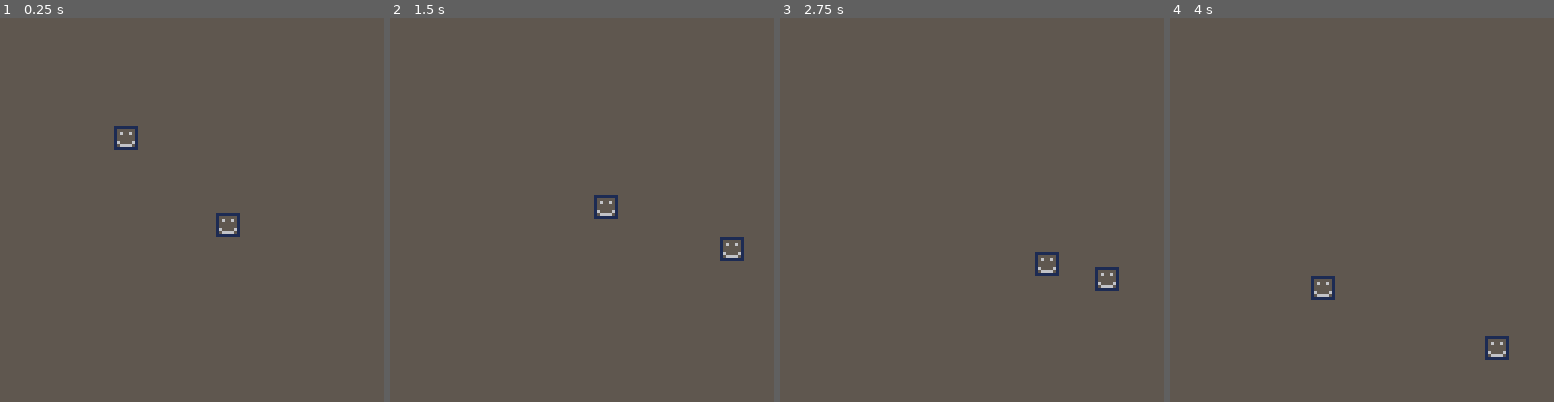
Above: before the commit, frames 1-4 (left to right).
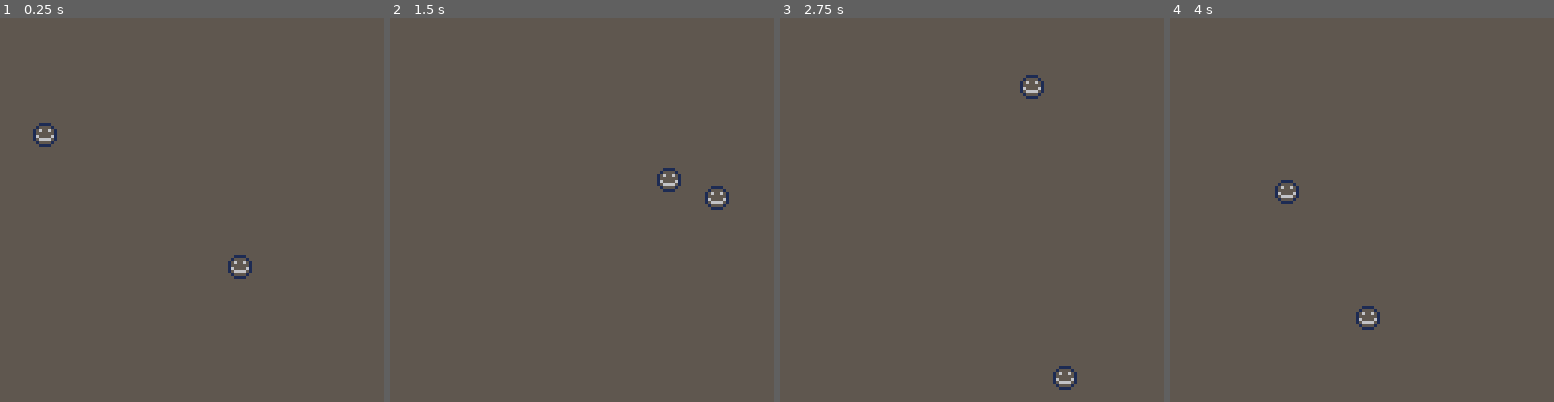
Above: after the commit, the same moments.

Repository: sargon2/pico8
Game: PICO-8 cartridge mine/collision.p8
Same seed, same stepped clock (60 frames per second), same inputs: the game is played once before the commit and once after it.
Inputs:
- Up to frame 1 (0.25 s): no input
- Up to frame 2 (1.5 s): no input
- Up to frame 3 (2.75 s): no input
- Up to frame 4 (4 s): no input

The runs differ from the first frame. In frame 1, 0.8% of the frame differs, in the area x 8-66%, y 27-68%; in frame 2, 0.8%; in frame 3, 0.8%; in frame 4, 0.8%.

Commit message:
Better collision detection

Diff:
--- a/mine/collision.p8
+++ b/mine/collision.p8
@@ -15,60 +15,90 @@
 -- to make it more efficient to
 -- check lots of collisions?
 
-actor = {
- x=64,
- y=64,
- xv=1,
- yv=0.2
+actor1 = {
+ x=32,
+ y=32,
+ xv=-2.6,
+ yv=0.4
 }
 
 actor2 = {
- x=32,
- y=32,
- xv=.8,
- yv=.6
+ x=64,
+ y=84,
+ xv=1.6,
+ yv=-0.6
 }
 
 function update_actor(actor)
  actor.x += actor.xv
  actor.y += actor.yv
- if actor.x >= 120 or
-    actor.x <= 1 then
-  sfx(0)
-  actor.xv = -actor.xv
+ if actor.x >= 120 then
+ 	sfx(0)
+ 	actor.xv = -abs(actor.xv)
  end
- if actor.y >= 120 or
-    actor.y <= 1 then
-  sfx(0)
-  actor.yv = -actor.yv
+ if actor.x <= 1 then
+ 	sfx(0)
+  actor.xv = abs(actor.xv)
+ end
+ if actor.y >= 120 then
+ 	sfx(0)
+ 	actor.yv = -abs(actor.yv)
+ end
+ if actor.y <= 1 then
+ 	sfx(0)
+ 	actor.yv = abs(actor.yv)
  end
 end
 
+is_colliding = false
+
 function collide()
- if abs(actor.x-actor2.x) < 8 and
-    abs(actor.y-actor2.y) < 8 then
+ if abs(actor1.x-actor2.x) < 8 and
+    abs(actor1.y-actor2.y) < 8 then
+  if is_colliding then
+   -- we already calculated this collision
+   return
+  end
   sfx(0)
-  actor.xv, actor2.xv = actor2.xv, actor.xv
-  actor.yv, actor2.yv = actor2.yv, actor.yv
+  is_colliding = true
+  -- calc normal vector
+  local dx=actor2.x - actor1.x
+  local dy=actor2.y - actor1.y
+  local distance=sqrt(dx*dx + dy*dy)
+  -- normalize it
+  local nx=dx/distance
+  local ny=dy/distance
+  -- decompose into normal and tangential components
+  local v1n =  actor1.xv * nx + actor1.yv * ny
+  local v1t = -actor1.xv * ny + actor1.yv * nx
+  local v2n =  actor2.xv * nx + actor2.yv * ny
+  local v2t = -actor2.xv * ny + actor2.yv * nx
+  -- swap normal components since elastic
+  actor1.xv = v2n * nx - v1t * ny
+  actor1.yv = v2n * ny + v1t * nx
+  actor2.xv = v1n * nx - v2t * ny
+  actor2.yv = v1n * ny + v2t * nx
+ else
+ 	is_colliding = false
  end
 end
 
 function _draw()
  cls(5)
- update_actor(actor)
+ update_actor(actor1)
  update_actor(actor2)
  collide()
- spr(1,actor.x,actor.y)
+ spr(1,actor1.x,actor1.y)
  spr(1,actor2.x,actor2.y)
 end
 __gfx__
-00000000111111110000000000000000000000000000000000000000000000000000000000000000000000000000000000000000000000000000000000000000
-00000000100000010000000000000000000000000000000000000000000000000000000000000000000000000000000000000000000000000000000000000000
+00000000001111000000000000000000000000000000000000000000000000000000000000000000000000000000000000000000000000000000000000000000
+00000000010000100000000000000000000000000000000000000000000000000000000000000000000000000000000000000000000000000000000000000000
 00700700106006010000000000000000000000000000000000000000000000000000000000000000000000000000000000000000000000000000000000000000
 00077000100000010000000000000000000000000000000000000000000000000000000000000000000000000000000000000000000000000000000000000000
-00077000100000010000000000000000000000000000000000000000000000000000000000000000000000000000000000000000000000000000000000000000
-00700700160000610000000000000000000000000000000000000000000000000000000000000000000000000000000000000000000000000000000000000000
-00000000106666010000000000000000000000000000000000000000000000000000000000000000000000000000000000000000000000000000000000000000
-00000000111111110000000000000000000000000000000000000000000000000000000000000000000000000000000000000000000000000000000000000000
+00077000160000610000000000000000000000000000000000000000000000000000000000000000000000000000000000000000000000000000000000000000
+00700700106666010000000000000000000000000000000000000000000000000000000000000000000000000000000000000000000000000000000000000000
+00000000010000100000000000000000000000000000000000000000000000000000000000000000000000000000000000000000000000000000000000000000
+00000000001111000000000000000000000000000000000000000000000000000000000000000000000000000000000000000000000000000000000000000000
 
 
